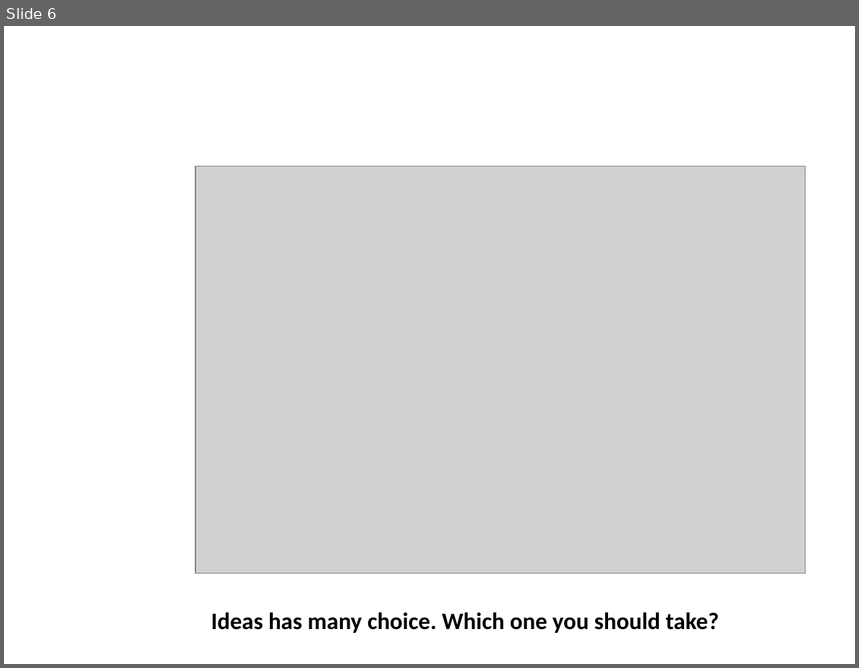
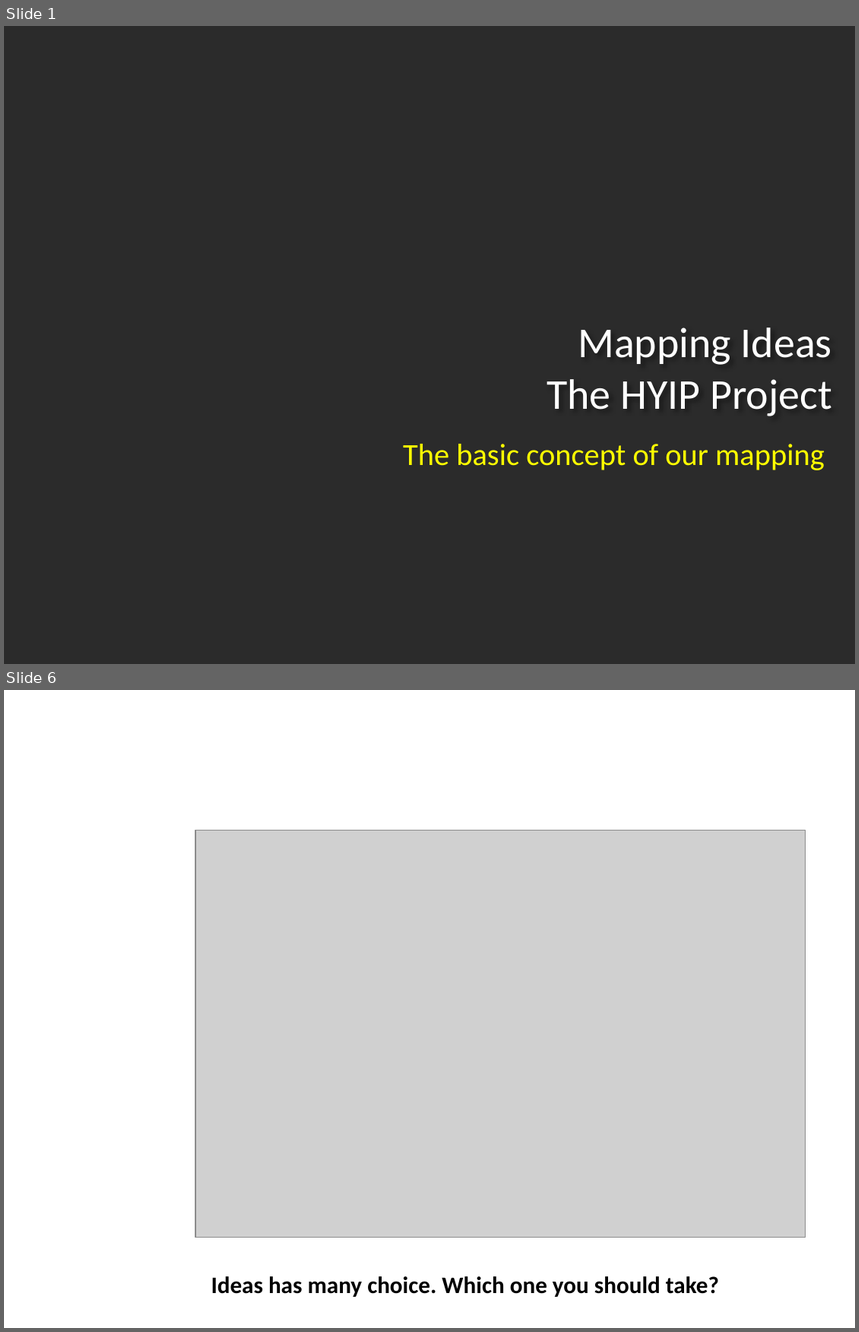
Before and after one commit to FeedMapping/Schema, a slide deck: slide/ppt/Mapping-Ideas.pptx. Shown one above the other, each under a label of ours: slide 6 before the commit, slides 1 and 6 after it; the slides between them are not shown. The pictures are 859x668 and 859x1332 pixels, drawn with LibreOffice and Linux fonts; fonts in the diff are those of the drawing; grey boxes stand for pictures; background and template pictures are left out; a plain dark background stands for a picture behind light text. Boxes give left, top, right and bottom in pixels: in the first picture for what was removed or moved away, otherwise in the second. Text is boxed around its words. In the diff, an @@ line names an element or a change of style, - is before the commit and + after.

```diff
--- a/slide/ppt/Mapping-Ideas.pptx
+++ b/slide/ppt/Mapping-Ideas.pptx
@@ slide 1 added at (x1=4, y1=26, x2=855, y2=664), background picture (left out) @@
@@ title added at (x1=547, y1=328, x2=832, y2=417), 36 pt, text #FFFFFF @@
+Mapping Ideas
+The HYIP Project
@@ subtitle added at (x1=403, y1=444, x2=825, y2=471), 26 pt, text #FFFF00 @@
+The basic concept of our mapping
```
Also in this commit, not shown: 3 slides changed, 6 other slides added, 3 slides removed.
